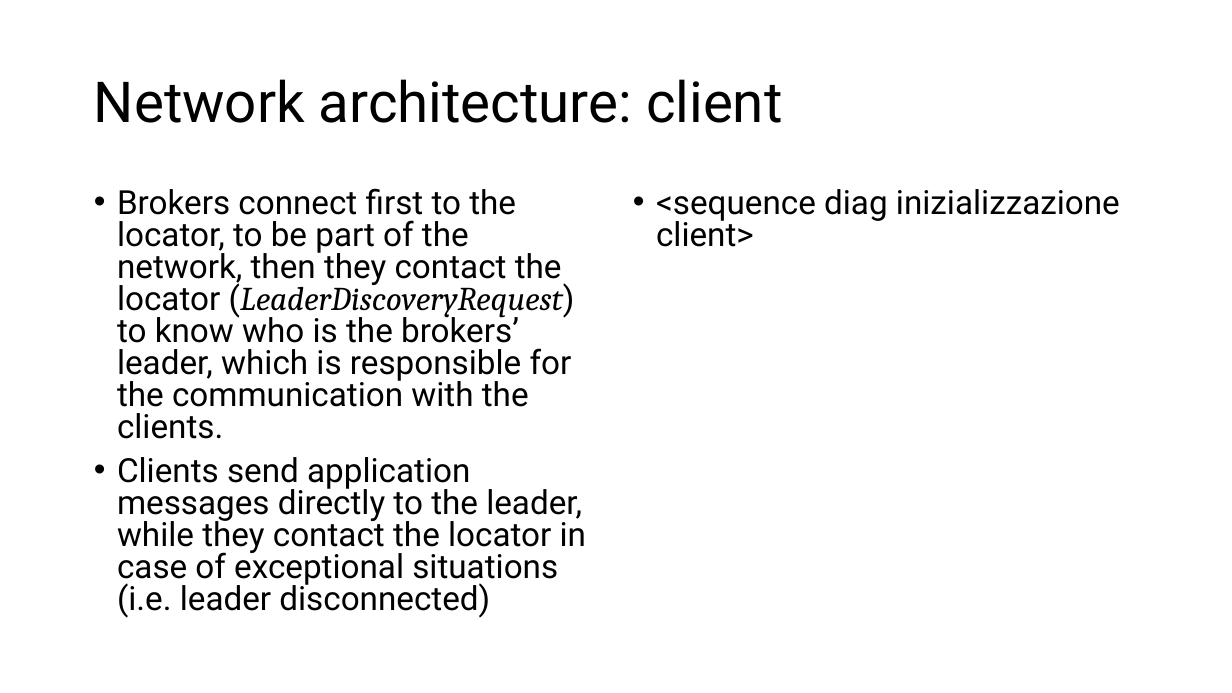
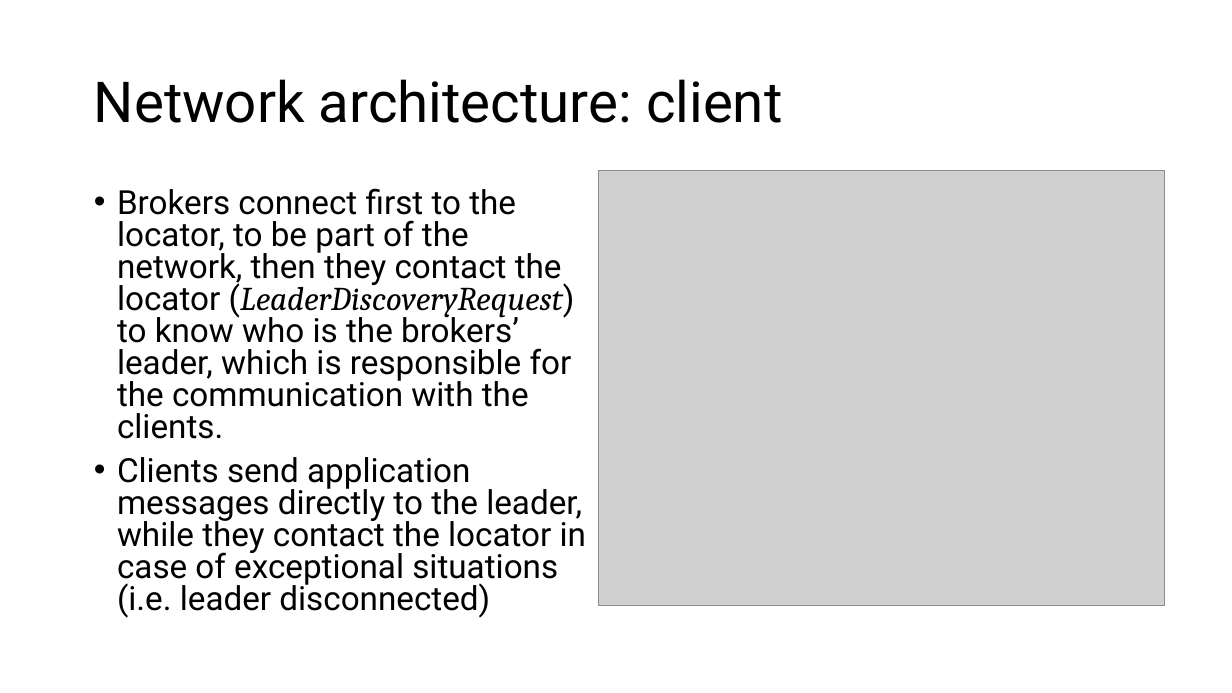
Before and after one commit to matteo-figini/ds-queuing-system, a slide deck: slide 6 of ds-queuing-system/deliverables/slides/Presentazione Progetto.pptx. Drawn at 1232x693 pixels with LibreOffice and Linux fonts; fonts in the diff are those of the drawing; grey boxes stand for pictures. Boxes give left, top, right and bottom in pixels: in the first picture for what was removed or moved away, otherwise in the second. Text is boxed around its words. In the diff, an @@ line names an element or a change of style, - is before the commit and + after.

Commit message:
[DELIVERABLES] Added presentation slides and sequence diagrams.

```diff
--- a/ds-queuing-system/deliverables/slides/Presentazione Progetto.pptx
+++ b/ds-queuing-system/deliverables/slides/Presentazione Progetto.pptx
@@ picture added at (x1=599, y1=171, x2=1165, y2=605) @@
@@ text removed at (x1=656, y1=189, x2=1120, y2=247) @@
-• <sequence diag inizializzazione client>
```
Also in this commit, not shown: 1 other slide changed, 1 slide added.
